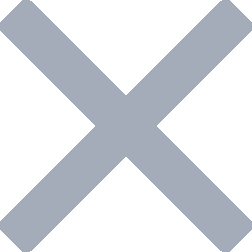
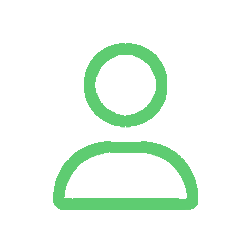
Layer changes from the first 252×252 image to the second:
showed "Layer 1", painted on it over [53, 26, 202, 210]
hid "delete" over [0, 0, 252, 252]
